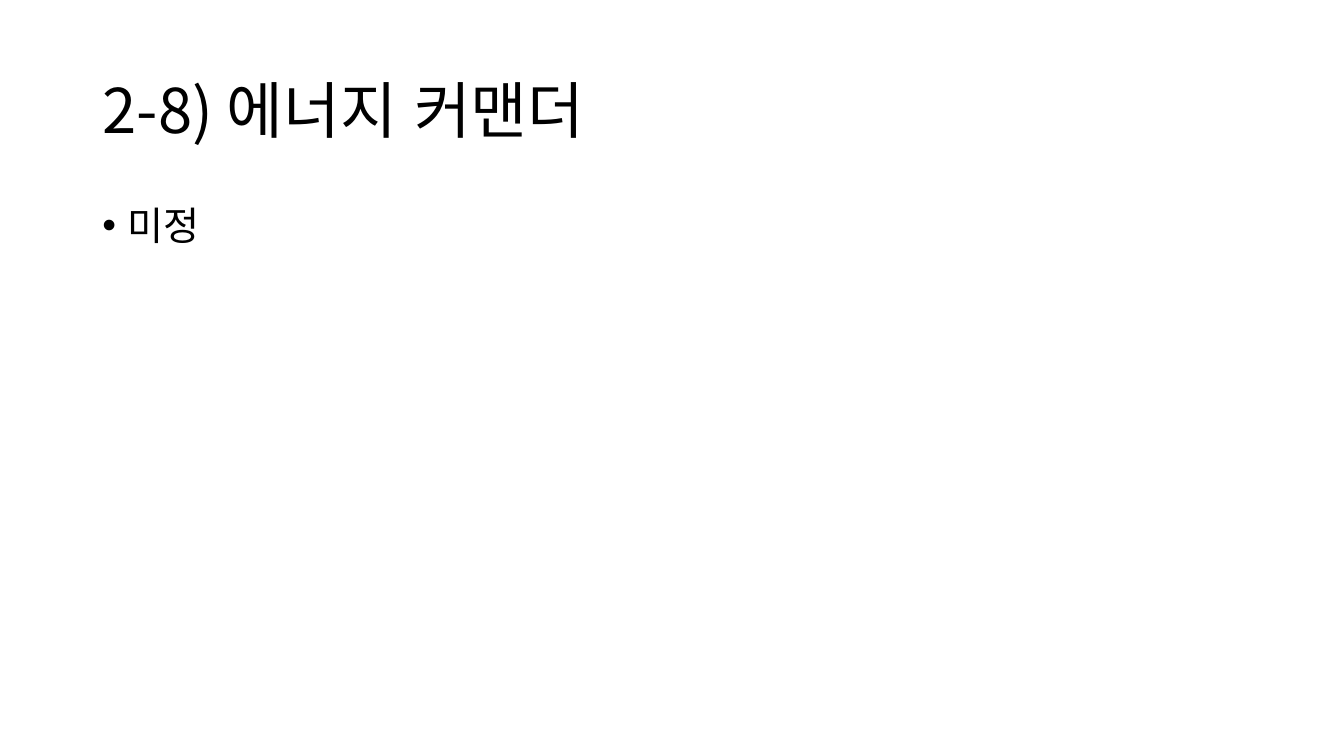
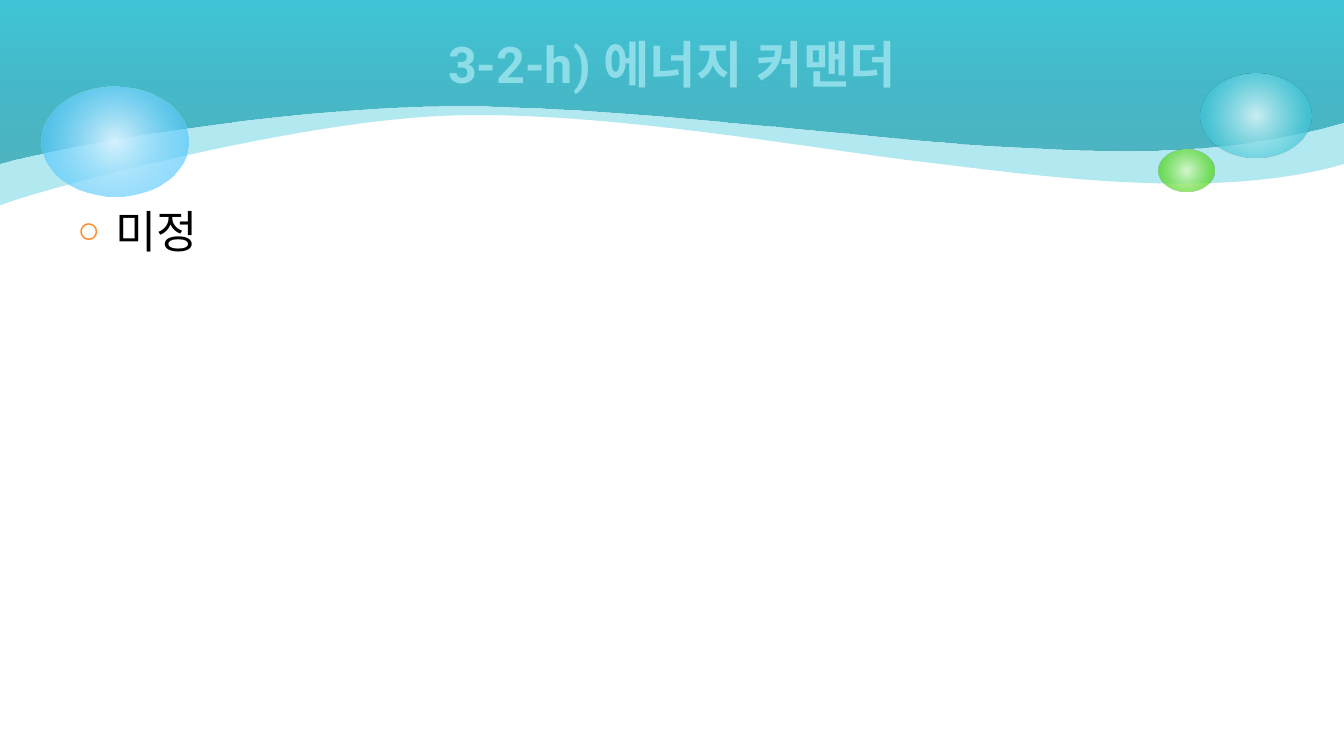
Before and after one commit to csm2652/SEED, a slide deck: slide 17 of 시작기획/슈팅 디팬스.pptx (slide 12 before the commit). Drawn at 1344x756 pixels with LibreOffice and Linux fonts; fonts in the diff are those of the drawing. Boxes give left, top, right and bottom in pixels: in the first picture for what was removed or moved away, otherwise in the second. Text is boxed around its words. In the diff, an @@ line names an element or a change of style, - is before the commit and + after.

```diff
--- a/시작기획/슈팅 디팬스.pptx
+++ b/시작기획/슈팅 디팬스.pptx
@@ freeform shape added at <box>0,0,1344,206</box>, fill #40C6D8 at 40% opacity @@
@@ freeform shape added at <box>0,0,1344,163</box>, fill gradient #249EAE to #40C6D8 @@
@@ title at <box>448,41,896,94</box>: text changed; size 44 to 36 pt; font Noto Sans CJK KR to Roboto; text colour #000000 to gradient #D9F4F7 to #8CDDE8; bold on @@
-2-8) 에너지 커맨더
+3-2-h) 에너지 커맨더
@@ ellipse added at <box>41,87,188,197</box>, fill gradient #D6F2FE to #33BDFB @@
@@ ellipse added at <box>1201,74,1313,157</box>, fill gradient #D9F4F7 to #40C6D8 @@
@@ ellipse added at <box>1158,149,1215,192</box>, fill gradient #DAFACD to #4CD416 @@
@@ text "미정": place and size @@
-text "미정" at <box>128,207,200,243</box>
+text "미정" at <box>115,211,197,252</box>
@@ text "미정" at <box>115,211,197,252</box>: size 28 to 32 pt, font Noto Sans CJK KR to Roboto; bullet • to ○; line spacing 0.9 to 1; less space between paragraphs @@
```
Also in this commit, not shown: 12 other slides changed, 10 slides added, 5 slides removed.
